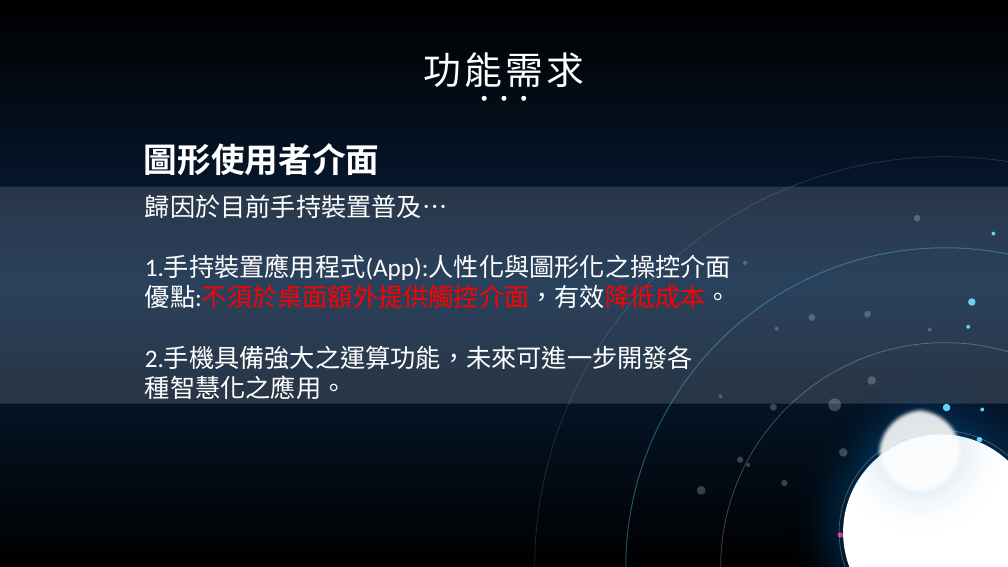
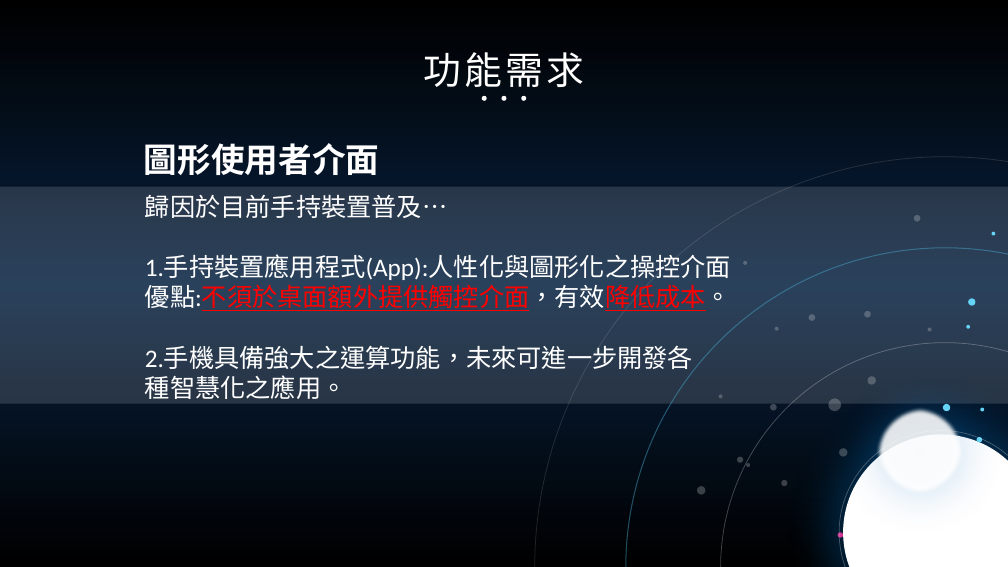
Before and after one commit to js20135987/108_SE_Team3, a slide deck: slide 5 of 第三組範例PPT_2019_10_23.pptx. Drawn at 1008x567 pixels with LibreOffice and Linux fonts; fonts in the diff are those of the drawing. Boxes give left, top, right and bottom in pixels: in the first picture for what was removed or moved away, otherwise in the second. Text is boxed around its words. In the diff, an @@ line names an element or a change of style, - is before the commit and + after.

```diff
--- a/第三組範例PPT_2019_10_23.pptx
+++ b/第三組範例PPT_2019_10_23.pptx
@@ text at (145,285,731,311): underline on in "優點:不須於桌面額外提供觸控介面，有效降低成本。" @@
```
Also in this commit, not shown: 9 other slides changed, 1 slide added.
